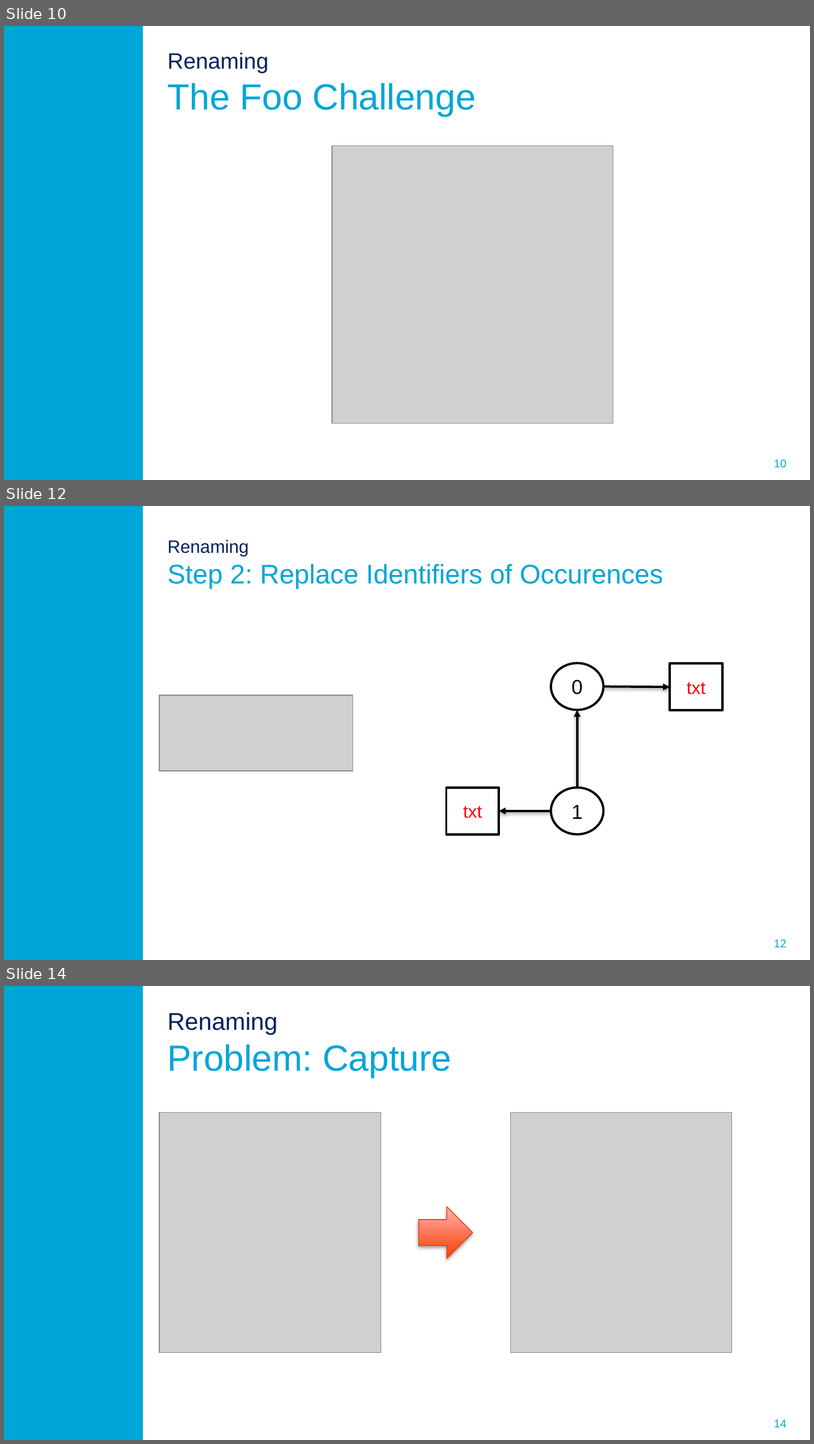
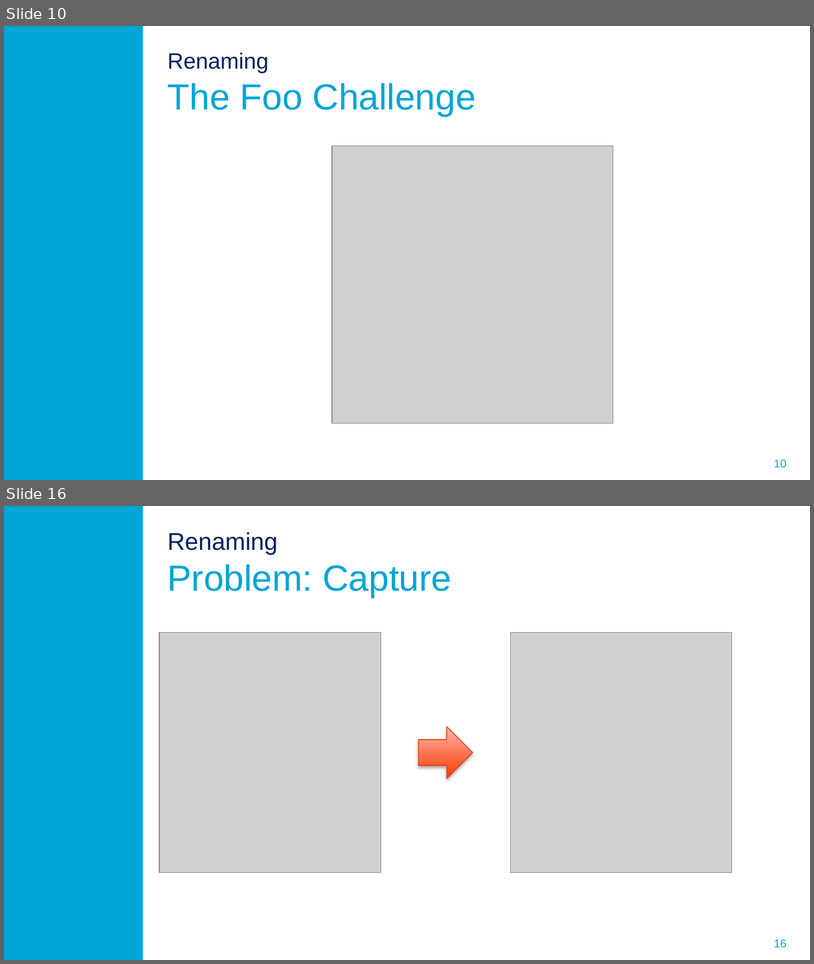
Before and after one commit to ProMisDev/metaborg-tiger, a slide deck: presentation/Misteli_Refactoring_in_Spoofax.pptx. Shown one above the other, each under a label of ours: slides 10, 12 and 14 before the commit, slides 10 and 16 after it; the slides between them are not shown. The pictures are 814x1444 and 814x964 pixels, drawn with LibreOffice and Linux fonts; fonts in the diff are those of the drawing; grey boxes stand for pictures; background and template pictures are left out. Boxes give left, top, right and bottom in pixels: in the first picture for what was removed or moved away, otherwise in the second. Text is boxed around its words. In the diff, an @@ line names an element or a change of style, - is before the commit and + after.

```diff
--- a/presentation/Misteli_Refactoring_in_Spoofax.pptx
+++ b/presentation/Misteli_Refactoring_in_Spoofax.pptx
@@ slide 12 removed at bbox=[4, 506, 810, 960], background #FFFFFF; not listed: 2 template elements that a slide beside it also shows @@
@@ title removed at bbox=[168, 540, 663, 589] @@
-Renaming
-Step 2: Replace Identifiers of Occurences
@@ ellipse removed at bbox=[552, 663, 604, 710] @@
-0
@@ rectangle removed at bbox=[670, 663, 723, 710] @@
-txt
@@ picture removed at bbox=[159, 694, 353, 771] @@
@@ arrow removed from (604, 687) to (670, 687) @@
@@ arrow removed from (578, 787) to (578, 710) @@
@@ rectangle removed at bbox=[447, 787, 499, 834] @@
-txt
@@ ellipse removed at bbox=[552, 787, 604, 834] @@
-1
@@ arrow removed from (552, 811) to (499, 811) @@
@@ what was slide 14 is now slide 16 @@
@@ page number at bbox=[774, 939, 787, 948]: text changed @@
-14
+16
```
Also in this commit, not shown: 3 slides changed, 5 slides added, 1 other file.
